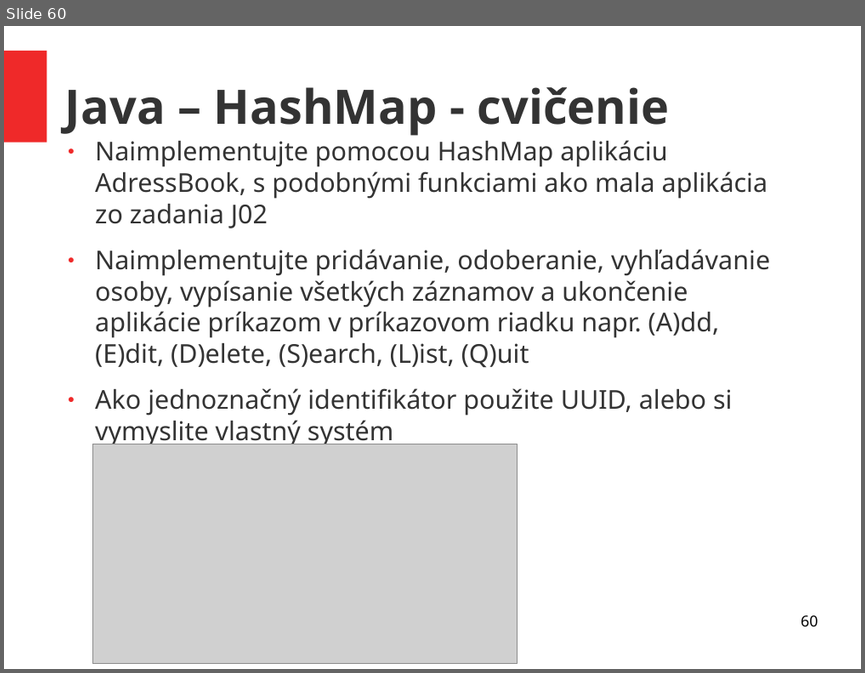
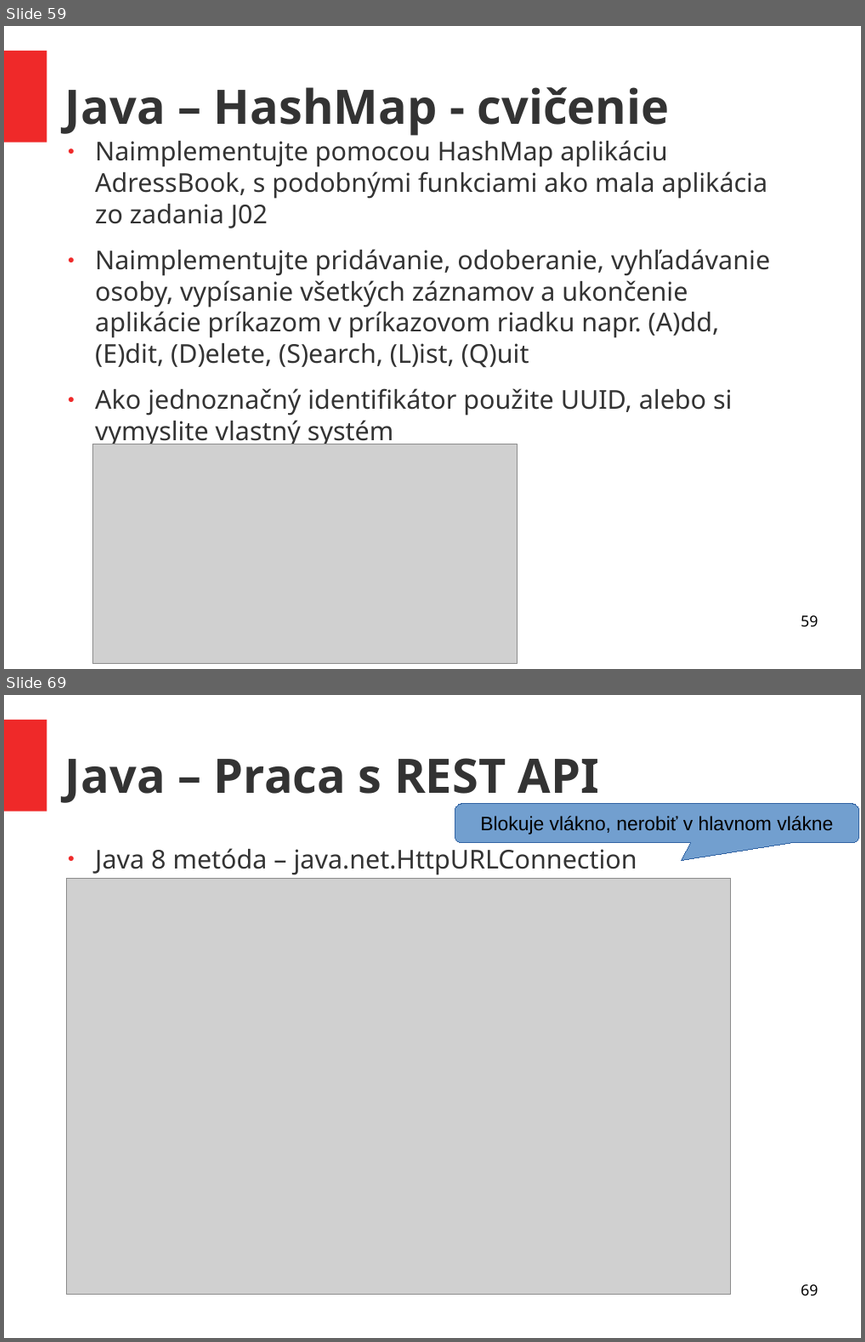
Before and after one commit to ukf-michalkohutek/prezentacia, a slide deck: seminar2.odp. Shown one above the other, each under a label of ours: slide 60 before the commit, slides 59 and 69 after it; the slides between them are not shown. The pictures are 865x673 and 865x1342 pixels, drawn with LibreOffice and Linux fonts; fonts in the diff are those of the drawing; grey boxes stand for pictures. Boxes give left, top, right and bottom in pixels: in the first picture for what was removed or moved away, otherwise in the second. Text is boxed around its words. In the diff, an @@ line names an element or a change of style, - is before the commit and + after.

Commit message:
rekurzia + REST API

```diff
--- a/seminar2.odp
+++ b/seminar2.odp
@@ slide 69 added at box(4, 695, 861, 1338), background #FFFFFF; not listed: 1 template element that a slide beside it also shows @@
@@ title added at box(65, 758, 599, 805), 44 pt, text #333333, bold @@
+Java – Praca s REST API
@@ rounded speech box added at box(455, 804, 859, 843), fill #729FCF, outline #3465A4 0 pt, 18 pt, text #000000 @@
+Blokuje vlákno, nerobiť v hlavnom vlákne
@@ text added at box(95, 848, 637, 875), 24 pt, text #333333 @@
+● Java 8 metóda – java.net.HttpURLConnection
@@ picture added at box(66, 879, 730, 1293) @@
@@ page number added at box(800, 1284, 817, 1296), 14 pt, text #000000 @@
+69
@@ what was slide 60 is now slide 59 @@
@@ page number at box(800, 615, 817, 627): text changed @@
-60
+59
```
Also in this commit, not shown: 1 slide changed, 10 other slides added, 1 slide removed, 1 other file.
